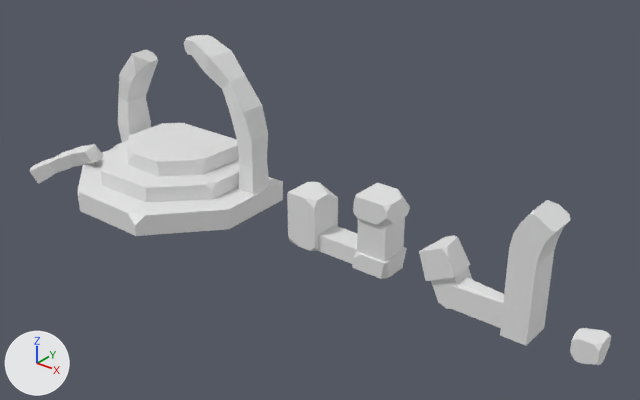
The FBX model Assets/Models/Object/Portal.fbx as it was, and as the next commit left it.
Both versions are drawn from a 50 mm lens placed at (6.37, -5.69, 3.91), pointed at (1.93, -0.14, 0.47). The axes (+X, +Y, +Z) are drawn at lower left. The lights are the same throughout. Where no turn or scale is listed for an object, it has been applied to the vertices.
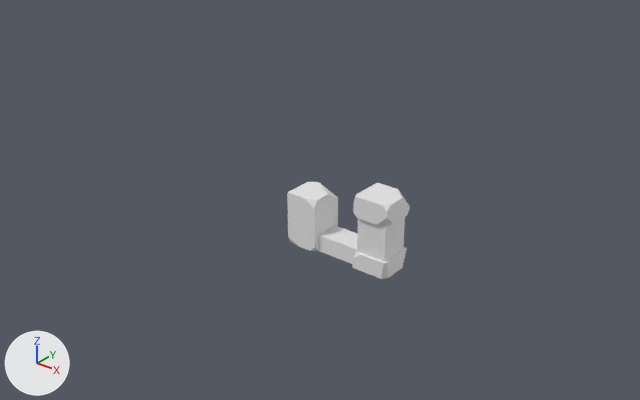
Commit message: V0.0.0010
Portal

Boxes (x1, y1, x2, y2) around the edits, measured in the pictures (640 x 400 px):
```json
{"object": "Sphere", "change": "deleted", "before": [78, 123, 283, 236]}
{"object": "Cube.004", "change": "deleted", "before": [419, 200, 570, 346]}
{"object": "Cube", "change": "deleted", "before": [118, 35, 270, 194]}
{"object": "Cube.002", "change": "deleted", "before": [30, 144, 104, 183]}
{"object": "Cube.003", "change": "deleted", "before": [570, 328, 611, 365]}
```

Scene script edits in JSON lines:
```json
{"op": "remove", "block": "ob_cube", "code": ["ob_cube = bpy.data.objects.new('Cube', me_cube_002)", "ob_cube.location = (0.0, 0.0, 0.292)"]}
{"op": "remove", "block": "ob_cube_002", "code": ["ob_cube_002 = bpy.data.objects.new('Cube.002', me_cube_004)", "ob_cube_002.location = (-1.146, -0.565, 0.18)"]}
{"op": "remove", "block": "ob_cube_004", "code": ["ob_cube_004 = bpy.data.objects.new('Cube.004', me_cube_010)", "ob_cube_004.location = (3.544, 0.007, -0.015)"]}
{"op": "remove", "block": "ob_sphere", "code": ["ob_sphere = bpy.data.objects.new('Sphere', me_sphere_002)", "ob_sphere.location = (0.0, 0.0, 0.0)"]}
{"op": "remove", "block": "ob_cube_003", "code": ["ob_cube_003 = bpy.data.objects.new('Cube.003', me_cube_012)", "ob_cube_003.location = (4.482, -0.045, -0.016)"]}
```
